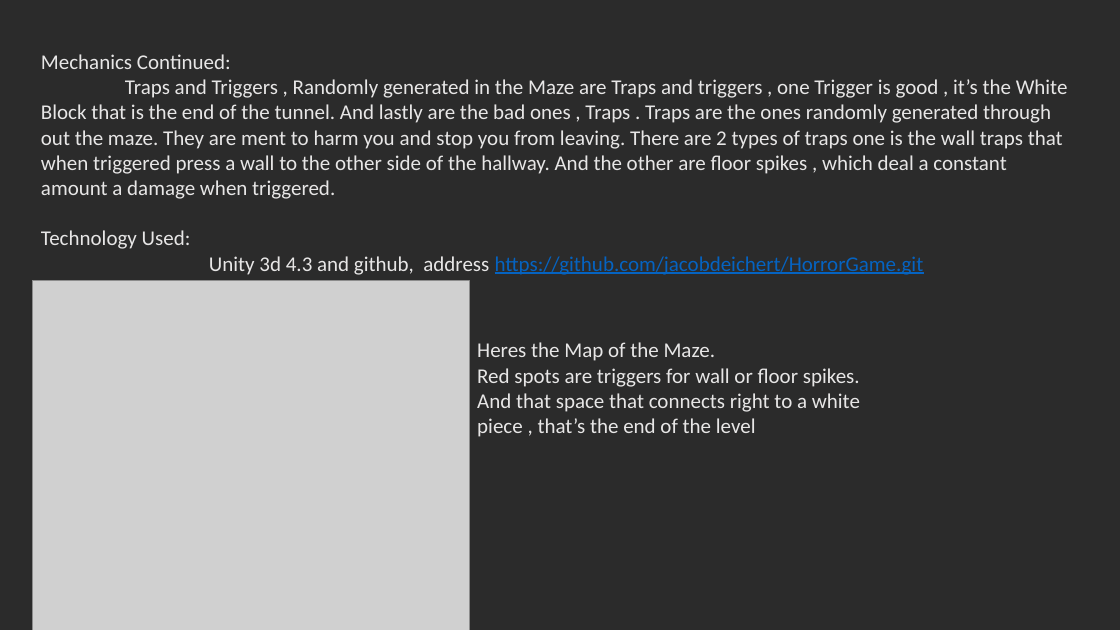
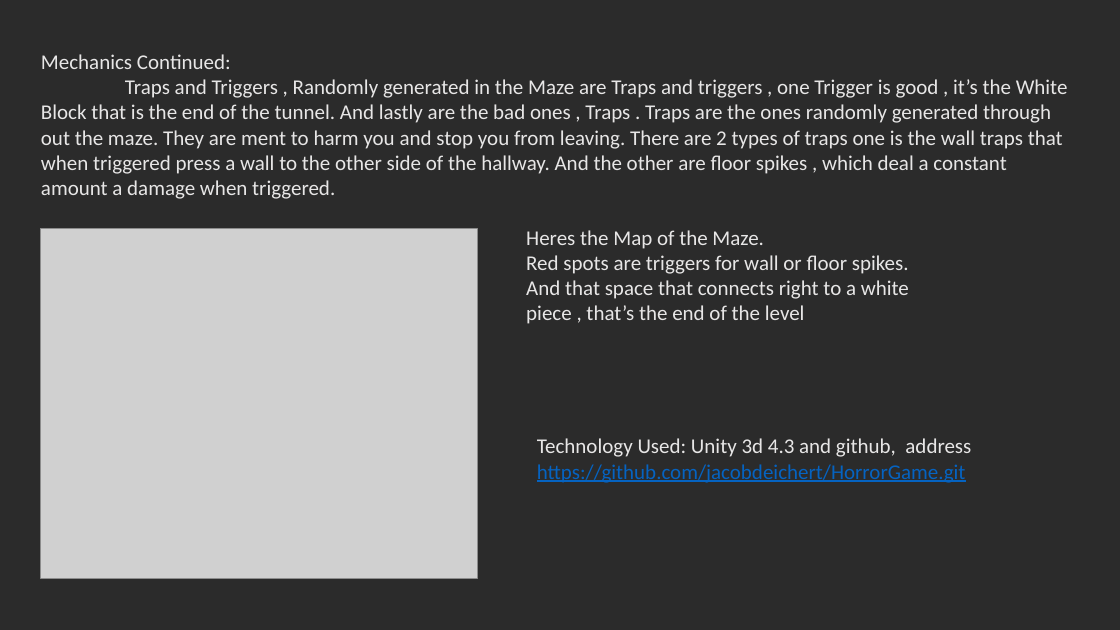
Before and after one commit to jacobdeichert/HorrorGame, a slide deck: slide 4 of Terr-out.pptx. Drawn at 1120x630 pixels with LibreOffice and Linux fonts; fonts in the diff are those of the drawing; grey boxes stand for pictures; background and template pictures are left out; a plain dark background stands for a picture behind light text. Boxes give left, top, right and bottom in pixels: in the first picture for what was removed or moved away, otherwise in the second. Text is boxed around its words. In the diff, an @@ line names an element or a change of style, - is before the commit and + after.

Commit message:
changed it a little

```diff
--- a/Terr-out.pptx
+++ b/Terr-out.pptx
@@ picture: place and size @@
-picture at box(33, 280, 469, 630)
+picture at box(41, 229, 477, 579)
@@ text at box(41, 230, 924, 275): paragraphs removed @@
-Technology Used:
-Unity 3d 4.3 and github, address https://github.com/jacobdeichert/HorrorGame.git
@@ text "Heres the Map of the ...": place and size @@
-text "Heres the Map of the ..." at box(477, 342, 860, 437)
+text "Heres the Map of the ..." at box(526, 230, 909, 324)
@@ text added at box(537, 438, 971, 483), 18 pt, text #0563C1, underline @@
+Technology Used: Unity 3d 4.3 and github, address https://github.com/jacobdeichert/HorrorGame.git
```
Also in this commit, not shown: 1 other slide changed.
